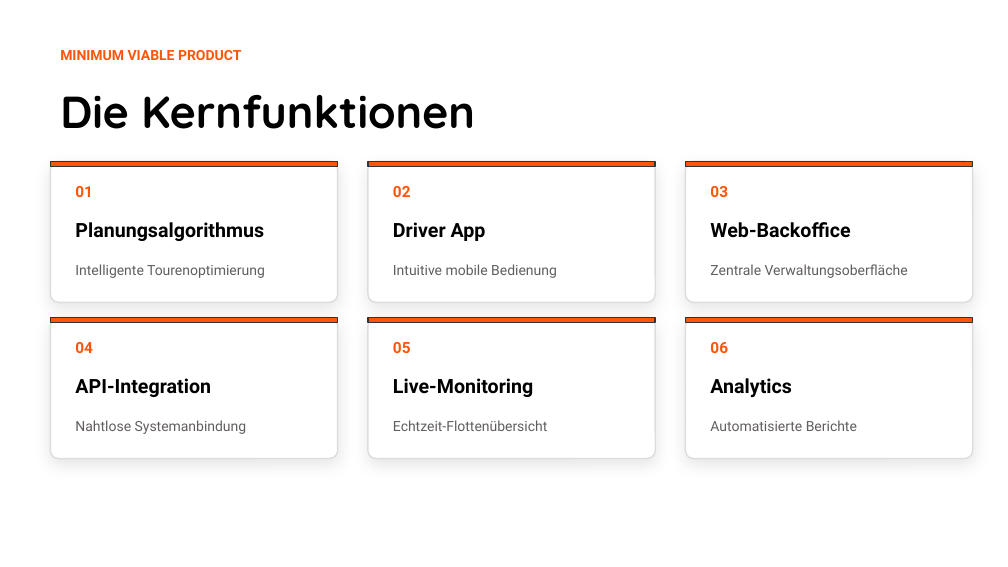
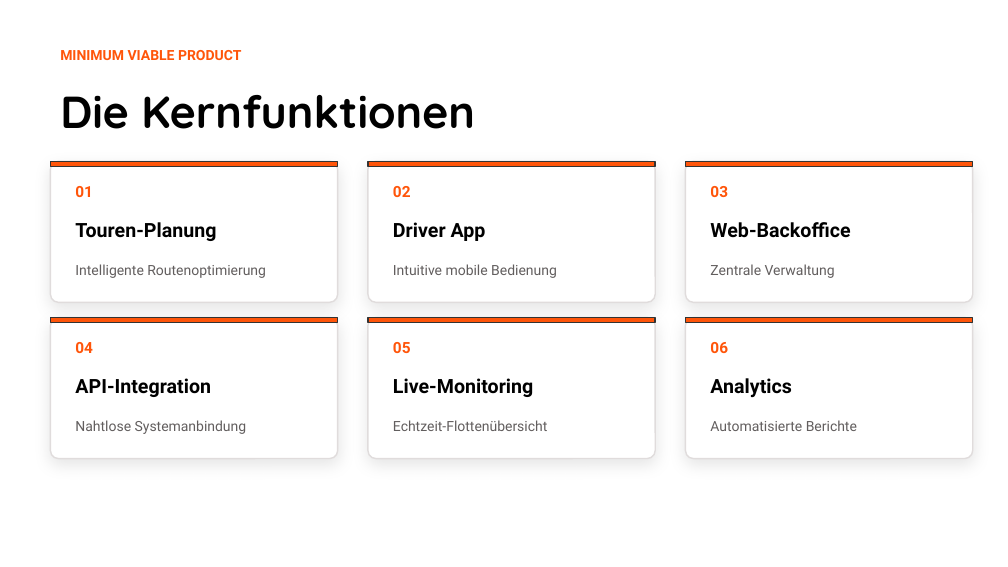
Before and after one commit to 0verhead/fahrerplanung-presentation, a slide deck: slide 4 of output/02-clean-white.pptx. Drawn at 1008x567 pixels with LibreOffice and Linux fonts; fonts in the diff are those of the drawing. Boxes give left, top, right and bottom in pixels: in the first picture for what was removed or moved away, otherwise in the second. Text is boxed around its words. In the diff, an @@ line names an element or a change of style, - is before the commit and + after.

```diff
--- a/output/02-clean-white.pptx
+++ b/output/02-clean-white.pptx
@@ text at <box>75,222,216,241</box>: text changed @@
-Planungsalgorithmus
+Touren-Planung
@@ text at <box>75,264,266,278</box>: text changed @@
-Intelligente Tourenoptimierung
+Intelligente Routenoptimierung
@@ text at <box>710,264,835,278</box>: text changed @@
-Zentrale Verwaltungsoberfläche
+Zentrale Verwaltung
```
Also in this commit, not shown: 5 other files.
